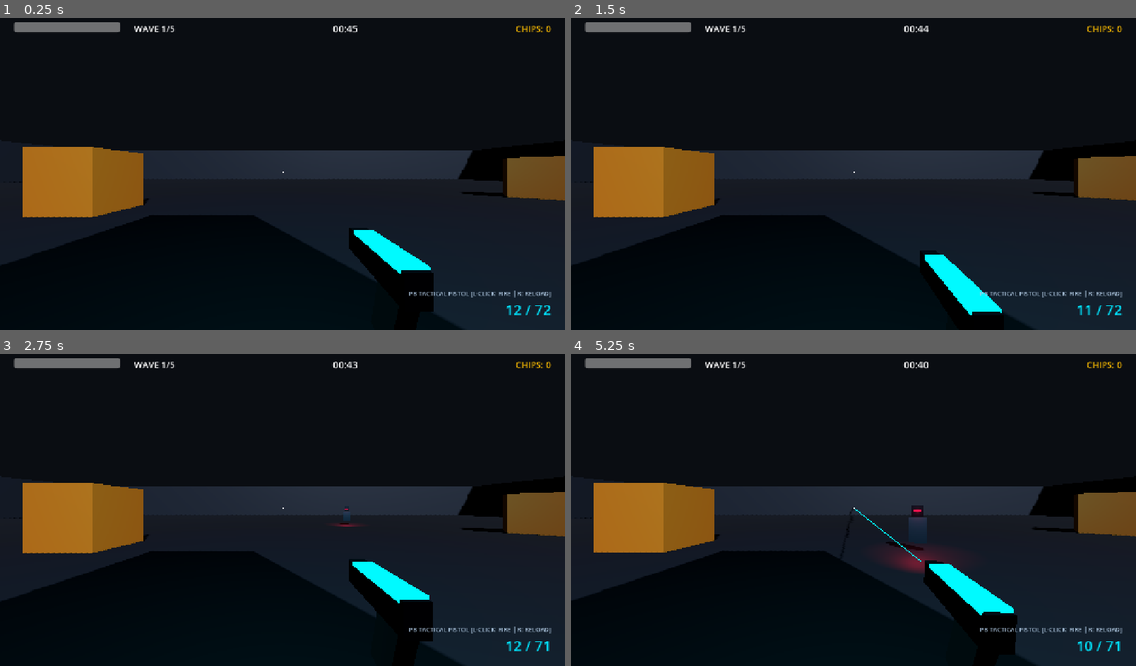
Above: before the commit, frames 1-4 (two rows, left to right).
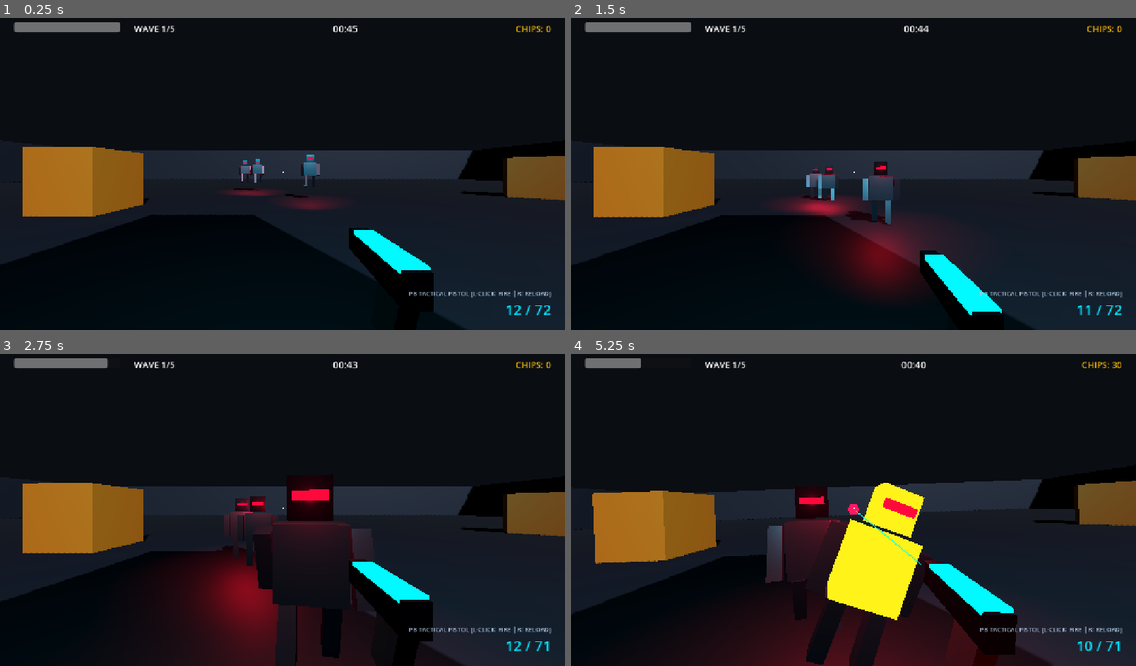
Above: after the commit, the same moments.

Repository: janfdev/cybersurge
Game: Godot game, scene res://scenes/main/Main3D.tscn
Same seed, same stepped clock (60 frames per second), same inputs: the game is played once before the commit and once after it.
Inputs (mouse positions are in pixels of both pictures, inside the frame that each line leads up to):
- Up to frame 1 (0.25 s): no input
- Up to frame 2 (1.5 s): tap Enter (ui_accept) at 0.5, 0.77 s; move the mouse to (881, 170) at 0.52 s; hold Shift 0.53-1.28 s; hold Up (ui_up) from 0.53 s (still down); click (881, 170) at 0.67 s; move the mouse to (825, 174) at 1.27 s; tap R at 1.35 s
- Up to frame 3 (2.75 s): keep holding Up (ui_up); tap Enter (ui_accept) at 1.52 s; move the mouse to (293, 500) at 2.02 s; tap Space at 2.1 s
- Up to frame 4 (5.25 s): keep holding Up (ui_up); move the mouse to (847, 513) at 2.77 s; tap 1 at 2.85 s; click (847, 513) at 2.92 s; tap Enter (ui_accept) at 3.02, 3.77, 4.52 s; move the mouse to (893, 510) at 3.52 s; tap 2 at 3.6 s; move the mouse to (808, 503) at 4.27 s; tap 3 at 4.35 s; move the mouse to (859, 506) at 5.02 s; hold Shift from 5.03 s (still down); click (859, 506) at 5.17 s

The runs differ from the first frame. In frame 1, 0.9% of the frame differs, in the area x 4-100%, y 41-64%; in frame 2, 5.6%; in frame 3, 11%; in frame 4, 20%, in the area x 0-100%, y 1-100%.

Commit message:
fix(enemies): upgrade 3D enemy humanoid mecha model with animated limbs and immediate wave line-of-sight spawn

Diff:
--- a/scenes/entities/enemies/Enemy3D.gd
+++ b/scenes/entities/enemies/Enemy3D.gd
@@ -4,19 +4,26 @@
 signal died(enemy: Enemy3D)
 
 @export var max_hp: int = 100
-@export var move_speed: float = 4.8
-@export var damage_per_hit: int = 15
-@export var attack_rate: float = 0.8
-@export var chips_reward: int = 10
+@export var move_speed: float = 4.2
+@export var damage_per_hit: int = 12
+@export var attack_rate: float = 0.9
+@export var chips_reward: int = 15
 
 var current_hp: int = 100
 var is_dead: bool = false
 var can_attack: bool = true
 var target_player: CharacterBody3D = null
 
-@onready var body_mesh: MeshInstance3D = $Visuals/BodyMesh
-@onready var head_mesh: MeshInstance3D = $Visuals/HeadMesh
-@onready var eye_light: OmniLight3D = $Visuals/EyeLight
+@onready var visuals: Node3D = $Visuals
+@onready var chest_mesh: MeshInstance3D = $Visuals/Torso/Chest
+@onready var head_mesh: MeshInstance3D = $Visuals/Head
+@onready var visor_mesh: MeshInstance3D = $Visuals/Head/Visor
+@onready var right_arm: Node3D = $Visuals/RightArm
+@onready var left_arm: Node3D = $Visuals/LeftArm
+@onready var right_leg: Node3D = $Visuals/RightLeg
+@onready var left_leg: Node3D = $Visuals/LeftLeg
+
+var _anim_walk_time: float = 0.0
 
 func _ready() -> void:
 	current_hp = max_hp
@@ -35,10 +42,10 @@
 		_find_player()
 		return
 
-	# Look at player smoothly (keep Y level)
+	# Look smoothly at player
 	var target_pos := target_player.global_position
 	var look_target := Vector3(target_pos.x, global_position.y, target_pos.z)
-	if global_position.distance_squared_to(look_target) > 0.01:
+	if global_position.distance_squared_to(look_target) > 0.05:
 		look_at(look_target, Vector3.UP)
 
 	# Move towards player
@@ -48,10 +55,20 @@
 	if not is_on_floor():
 		velocity += get_gravity() * delta
 
-	if dist > 1.8:
+	if dist > 2.0:
 		var dir := diff.normalized()
 		velocity.x = dir.x * move_speed
 		velocity.z = dir.z * move_speed
+
+		# Animate limbs walking
+		_anim_walk_time += delta * 8.0
+		var swing := sin(_anim_walk_time) * 0.4
+		if right_leg and left_leg:
+			right_leg.rotation.x = swing
+			left_leg.rotation.x = -swing
+		if right_arm and left_arm:
+			right_arm.rotation.x = -swing
+			left_arm.rotation.x = swing
 	else:
 		velocity.x = move_toward(velocity.x, 0.0, move_speed)
 		velocity.z = move_toward(velocity.z, 0.0, move_speed)
@@ -65,10 +82,11 @@
 	if target_player and target_player.has_method("take_damage"):
 		target_player.take_damage(damage_per_hit)
 
-	# Attack pulse animation
-	var tw := create_tween()
-	tw.tween_property($Visuals, "scale", Vector3(1.2, 1.2, 1.2), 0.1)
-	tw.tween_property($Visuals, "scale", Vector3.ONE, 0.1)
+	# Arm strike animation
+	if right_arm:
+		var tw := create_tween()
+		tw.tween_property(right_arm, "rotation:x", -deg_to_rad(75.0), 0.12)
+		tw.tween_property(right_arm, "rotation:x", 0.0, 0.2)
 
 	await get_tree().create_timer(attack_rate).timeout
 	can_attack = true
@@ -86,11 +104,19 @@
 func _flash_damage(is_headshot: bool) -> void:
 	var flash_mat := StandardMaterial3D.new()
 	flash_mat.shading_mode = BaseMaterial3D.SHADING_MODE_UNSHADED
-	flash_mat.albedo_color = Color(1.0, 0.9, 0.2) if is_headshot else Color(1.0, 0.1, 0.2)
+	flash_mat.albedo_color = Color(1.0, 0.9, 0.1) if is_headshot else Color(1.0, 0.1, 0.2)
 
-	body_mesh.material_override = flash_mat
+	if chest_mesh:
+		chest_mesh.material_override = flash_mat
+	if head_mesh:
+		head_mesh.material_override = flash_mat
+
 	await get_tree().create_timer(0.08).timeout
-	body_mesh.material_override = null
+
+	if chest_mesh:
+		chest_mesh.material_override = null
+	if head_mesh:
+		head_mesh.material_override = null
 
 func die() -> void:
 	if is_dead:
@@ -98,7 +124,6 @@
 	is_dead = true
 	died.emit(self)
 
-	# Death collapse & reward chips
 	var gd = get_node_or_null("/root/GameData")
 	if gd:
 		gd.add_chips(chips_reward)
@@ -108,7 +133,8 @@
 	collision_mask = 0
 
 	var tw := create_tween()
-	tw.tween_property($Visuals, "scale", Vector3(1.2, 0.1, 1.2), 0.2)
-	tw.tween_property($Visuals, "position:y", -0.4, 0.2)
+	tw.tween_property(visuals, "rotation:z", deg_to_rad(85.0), 0.25)
+	tw.tween_property(visuals, "position:y", -0.7, 0.2)
+	tw.tween_property(visuals, "scale", Vector3.ZERO, 0.3)
 	await tw.finished
 	queue_free()
--- a/scenes/entities/enemies/Enemy3D.tscn
+++ b/scenes/entities/enemies/Enemy3D.tscn
@@ -3,31 +3,34 @@
 [ext_resource type="Script" path="res://scenes/entities/enemies/Enemy3D.gd" id="1_enemy3d"]
 
 [sub_resource type="CapsuleShape3D" id="CapsuleShape3D_en"]
-radius = 0.45
-height = 1.9
+radius = 0.5
+height = 2.0
 
-[sub_resource type="StandardMaterial3D" id="StandardMaterial3D_body"]
-albedo_color = Color(0.18, 0.22, 0.28, 1)
-metallic = 0.8
-roughness = 0.3
+[sub_resource type="StandardMaterial3D" id="StandardMaterial3D_camo_dark"]
+albedo_color = Color(0.16, 0.2, 0.24, 1)
+metallic = 0.7
+roughness = 0.35
 
-[sub_resource type="BoxMesh" id="BoxMesh_body"]
-size = Vector3(0.65, 0.95, 0.45)
+[sub_resource type="BoxMesh" id="BoxMesh_chest"]
+size = Vector3(0.7, 0.75, 0.45)
 
 [sub_resource type="StandardMaterial3D" id="StandardMaterial3D_head"]
-albedo_color = Color(0.12, 0.14, 0.18, 1)
+albedo_color = Color(0.1, 0.12, 0.15, 1)
 metallic = 0.9
 roughness = 0.2
 
 [sub_resource type="BoxMesh" id="BoxMesh_head"]
 size = Vector3(0.42, 0.42, 0.42)
 
-[sub_resource type="StandardMaterial3D" id="StandardMaterial3D_eye"]
+[sub_resource type="StandardMaterial3D" id="StandardMaterial3D_visor"]
 shading_mode = 0
-albedo_color = Color(1, 0.08, 0.25, 1)
+albedo_color = Color(1, 0.05, 0.2, 1)
 
-[sub_resource type="BoxMesh" id="BoxMesh_eye"]
-size = Vector3(0.3, 0.08, 0.08)
+[sub_resource type="BoxMesh" id="BoxMesh_visor"]
+size = Vector3(0.32, 0.09, 0.1)
+
+[sub_resource type="BoxMesh" id="BoxMesh_limb"]
+size = Vector3(0.18, 0.7, 0.2)
 
 [node name="Enemy3D" type="CharacterBody3D" groups=["enemies"]]
 collision_layer = 4
@@ -35,28 +38,62 @@
 script = ExtResource("1_enemy3d")
 
 [node name="CollisionShape3D" type="CollisionShape3D" parent="."]
-transform = Transform3D(1, 0, 0, 0, 1, 0, 0, 0, 1, 0, 0.95, 0)
+transform = Transform3D(1, 0, 0, 0, 1, 0, 0, 0, 1, 0, 1.0, 0)
 shape = SubResource("CapsuleShape3D_en")
 
 [node name="Visuals" type="Node3D" parent="."]
 
-[node name="BodyMesh" type="MeshInstance3D" parent="Visuals"]
-transform = Transform3D(1, 0, 0, 0, 1, 0, 0, 0, 1, 0, 0.75, 0)
-material_override = SubResource("StandardMaterial3D_body")
-mesh = SubResource("BoxMesh_body")
+[node name="Torso" type="Node3D" parent="Visuals"]
+transform = Transform3D(1, 0, 0, 0, 1, 0, 0, 0, 1, 0, 1.1, 0)
 
-[node name="HeadMesh" type="MeshInstance3D" parent="Visuals"]
-transform = Transform3D(1, 0, 0, 0, 1, 0, 0, 0, 1, 0, 1.48, 0)
+[node name="Chest" type="MeshInstance3D" parent="Visuals/Torso"]
+material_override = SubResource("StandardMaterial3D_camo_dark")
+mesh = SubResource("BoxMesh_chest")
+
+[node name="Head" type="MeshInstance3D" parent="Visuals"]
+transform = Transform3D(1, 0, 0, 0, 1, 0, 0, 0, 1, 0, 1.72, 0)
 material_override = SubResource("StandardMaterial3D_head")
 mesh = SubResource("BoxMesh_head")
 
-[node name="EyeVisor" type="MeshInstance3D" parent="Visuals"]
-transform = Transform3D(1, 0, 0, 0, 1, 0, 0, 0, 1, 0, 1.48, -0.21)
-material_override = SubResource("StandardMaterial3D_eye")
-mesh = SubResource("BoxMesh_eye")
+[node name="Visor" type="MeshInstance3D" parent="Visuals/Head"]
+transform = Transform3D(1, 0, 0, 0, 1, 0, 0, 0, 1, 0, 0.02, -0.22)
+material_override = SubResource("StandardMaterial3D_visor")
+mesh = SubResource("BoxMesh_visor")
 
-[node name="EyeLight" type="OmniLight3D" parent="Visuals"]
-transform = Transform3D(1, 0, 0, 0, 1, 0, 0, 0, 1, 0, 1.48, -0.35)
-light_color = Color(1, 0.08, 0.25, 1)
-light_energy = 2.0
-omni_range = 3.0
+[node name="VisorLight" type="OmniLight3D" parent="Visuals/Head"]
+transform = Transform3D(1, 0, 0, 0, 1, 0, 0, 0, 1, 0, 0.02, -0.35)
+light_color = Color(1, 0.05, 0.2, 1)
+light_energy = 3.0
+omni_range = 4.0
+
+[node name="RightArm" type="Node3D" parent="Visuals"]
+transform = Transform3D(1, 0, 0, 0, 1, 0, 0, 0, 1, 0.48, 1.35, 0)
+
+[node name="ArmMesh" type="MeshInstance3D" parent="Visuals/RightArm"]
+transform = Transform3D(1, 0, 0, 0, 1, 0, 0, 0, 1, 0, -0.3, 0)
+material_override = SubResource("StandardMaterial3D_camo_dark")
+mesh = SubResource("BoxMesh_limb")
+
+[node name="LeftArm" type="Node3D" parent="Visuals"]
+transform = Transform3D(1, 0, 0, 0, 1, 0, 0, 0, 1, -0.48, 1.35, 0)
+
+[node name="ArmMesh" type="MeshInstance3D" parent="Visuals/LeftArm"]
+transform = Transform3D(1, 0, 0, 0, 1, 0, 0, 0, 1, 0, -0.3, 0)
+material_override = SubResource("StandardMaterial3D_camo_dark")
+mesh = SubResource("BoxMesh_limb")
+
+[node name="RightLeg" type="Node3D" parent="Visuals"]
+transform = Transform3D(1, 0, 0, 0, 1, 0, 0, 0, 1, 0.22, 0.7, 0)
+
+[node name="LegMesh" type="MeshInstance3D" parent="Visuals/RightLeg"]
+transform = Transform3D(1, 0, 0, 0, 1, 0, 0, 0, 1, 0, -0.35, 0)
+material_override = SubResource("StandardMaterial3D_camo_dark")
+mesh = SubResource("BoxMesh_limb")
+
+[node name="LeftLeg" type="Node3D" parent="Visuals"]
+transform = Transform3D(1, 0, 0, 0, 1, 0, 0, 0, 1, -0.22, 0.7, 0)
+
+[node name="LegMesh" type="MeshInstance3D" parent="Visuals/LeftLeg"]
+transform = Transform3D(1, 0, 0, 0, 1, 0, 0, 0, 1, 0, -0.35, 0)
+material_override = SubResource("StandardMaterial3D_camo_dark")
+mesh = SubResource("BoxMesh_limb")
--- a/scenes/main/Main3D.gd
+++ b/scenes/main/Main3D.gd
@@ -57,7 +57,7 @@
 	# Enemy Spawning logic in 3D Arena
 	_spawn_cooldown -= delta
 	if _spawn_cooldown <= 0.0:
-		_spawn_cooldown = max(0.8, 2.2 - (current_wave * 0.25))
+		_spawn_cooldown = max(0.8, 1.8 - (current_wave * 0.2))
 		_spawn_enemy()
 
 func start_wave(wave: int) -> void:
@@ -80,6 +80,10 @@
 		if hud.has_method("update_timer"):
 			hud.update_timer(wave_time_left)
 
+	# Spawn immediate initial wave of enemies right in front of player
+	for i in range(3):
+		_spawn_enemy(true)
+
 func end_wave() -> void:
 	current_state = GameState.SHOP
 	Input.set_mouse_mode(Input.MOUSE_MODE_VISIBLE)
@@ -87,14 +91,22 @@
 	if shop_modal and shop_modal.has_method("open_shop"):
 		shop_modal.open_shop()
 
-func _spawn_enemy() -> void:
+func _spawn_enemy(immediate_in_sight: bool = false) -> void:
 	if not enemy_scene or not enemies_container:
 		return
 
-	# Spawn at perimeter of 3D Arena (radius ~28m to 35m)
-	var angle := randf_range(0, TAU)
-	var spawn_dist := randf_range(22.0, 32.0)
-	var spawn_pos := Vector3(cos(angle) * spawn_dist, 0.5, sin(angle) * spawn_dist)
+	var spawn_pos: Vector3
+	if immediate_in_sight and player:
+		# Spawn ahead of the player in line of sight (12m - 18m away)
+		var forward = -player.global_transform.basis.z
+		var side = player.global_transform.basis.x
+		spawn_pos = player.global_position + forward * randf_range(12.0, 18.0) + side * randf_range(-6.0, 6.0)
+		spawn_pos.y = 0.95
+	else:
+		# Spawn around player within arena perimeter
+		var angle := randf_range(0, TAU)
+		var spawn_dist := randf_range(14.0, 22.0)
+		spawn_pos = Vector3(cos(angle) * spawn_dist, 0.95, sin(angle) * spawn_dist)
 
 	var en = enemy_scene.instantiate()
 	en.position = spawn_pos
Not shown, changed: build/web/index.pck
